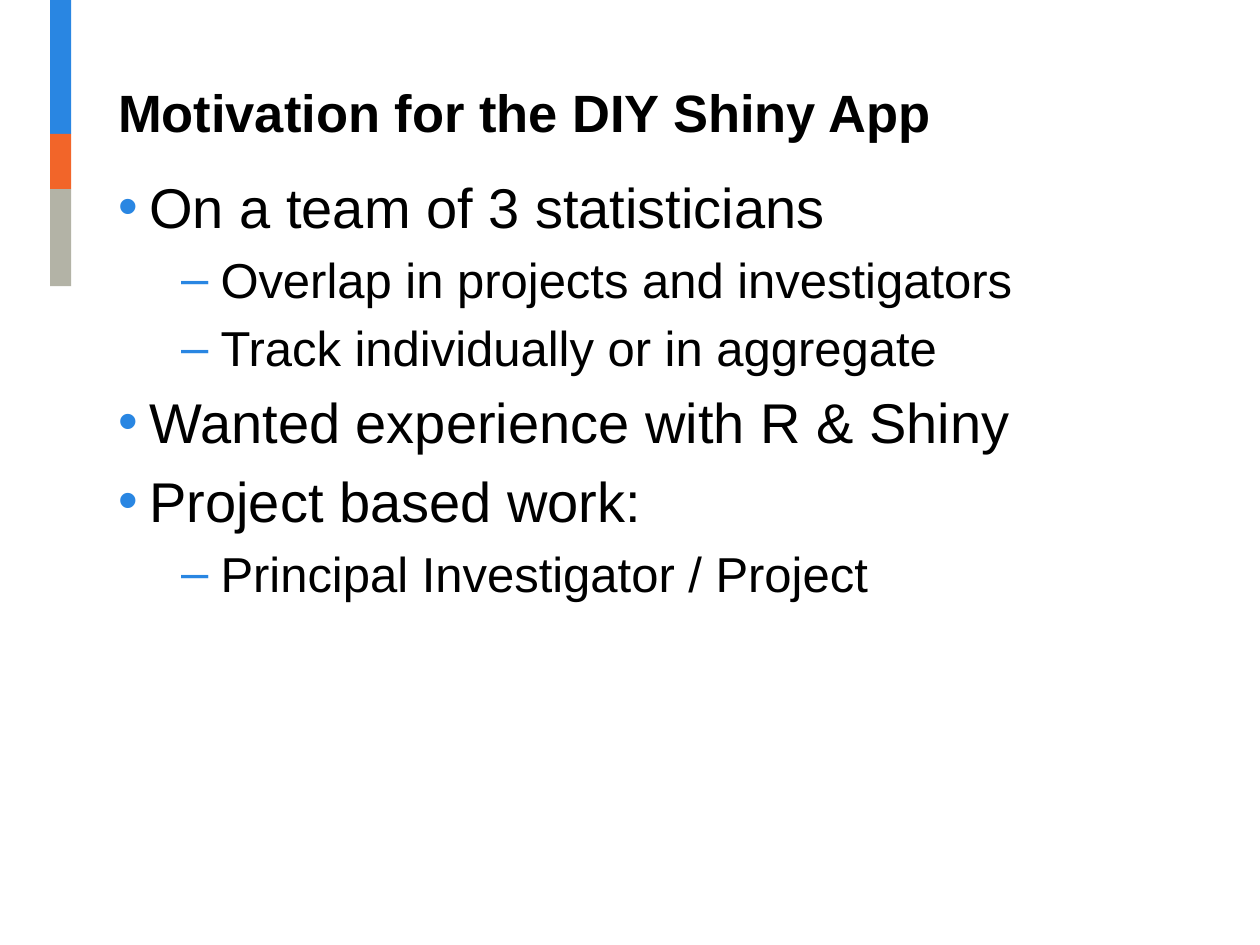
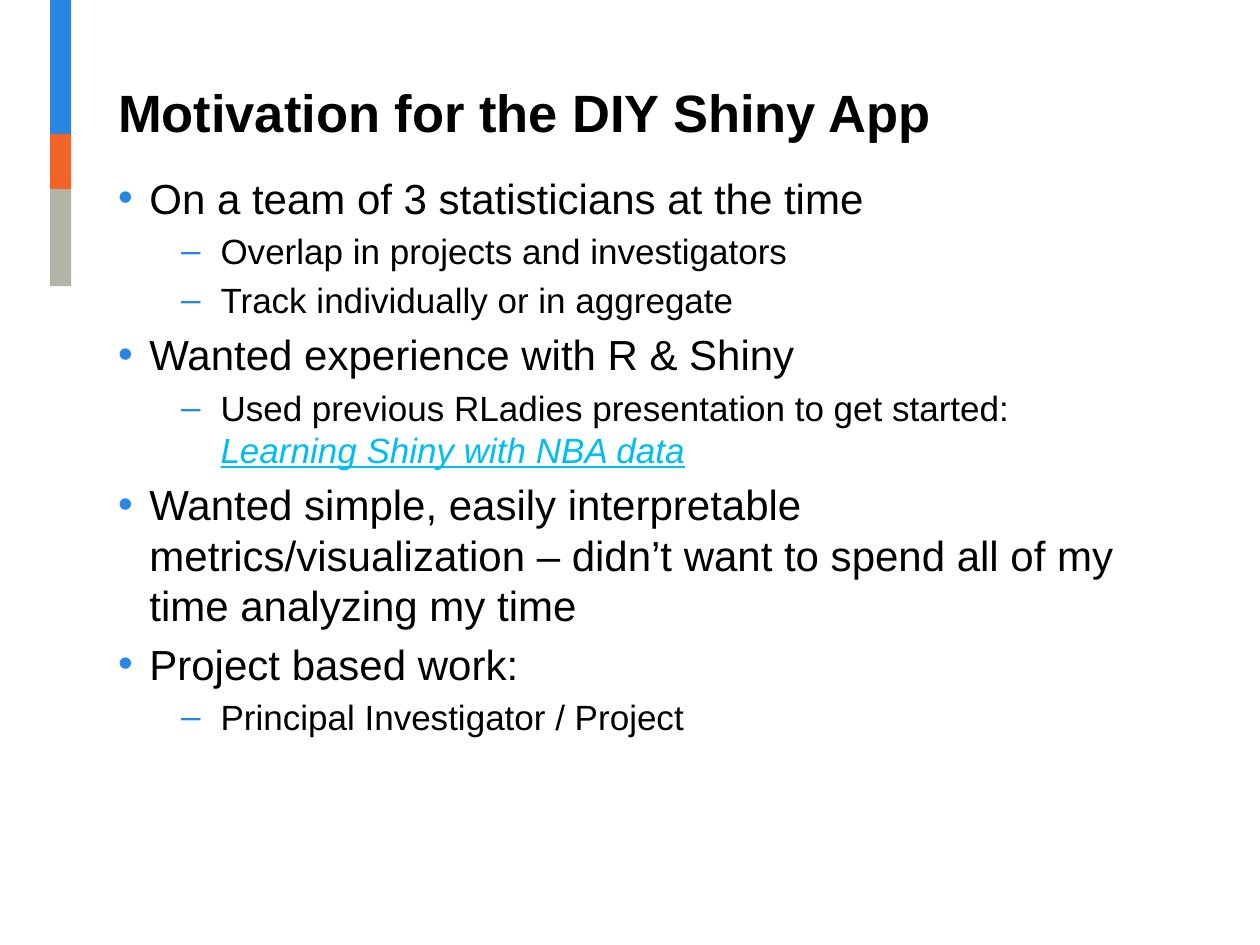
Before and after one commit to jalavery/timetrackR, a slide deck: slide 5 of RLadies timetrackR Presentation.pptx. Drawn at 1260x945 pixels with LibreOffice and Linux fonts; fonts in the diff are those of the drawing; background and template pictures are left out. Boxes give left, top, right and bottom in pixels: in the first picture for what was removed or moved away, otherwise in the second. Text is boxed around its words. In the diff, an @@ line names an element or a change of style, - is before the commit and + after.

Commit message:
Change label from Task to Phase for pie chart, finish presentation, remove separate data frames for active, inactive and upcoming projects

```diff
--- a/RLadies timetrackR Presentation.pptx
+++ b/RLadies timetrackR Presentation.pptx
@@ text at box(149, 183, 863, 215): text changed; size 32 to 24 pt @@
-• On a team of 3 statisticians
+• On a team of 3 statisticians at the time
@@ text at box(149, 238, 794, 737): size 28 to 20 pt in "Overlap in projects and investigators", "Track individually or in aggregate", "Principal Investigator / Project"; size 32 to 24 pt in "Wanted experience with R & Shiny", "Project based work:"; less space between paragraphs @@
@@ text at box(149, 395, 1113, 629): paragraphs added @@
+  – Used previous RLadies presentation to get started: Learning Shiny with NBA data
+• Wanted simple, easily interpretable metrics/visualization – didn’t want to spend all of my time analyzing my time
```
Also in this commit, not shown: 6 other slides changed, 8 slides added, 1 slide removed, 4 other files.
